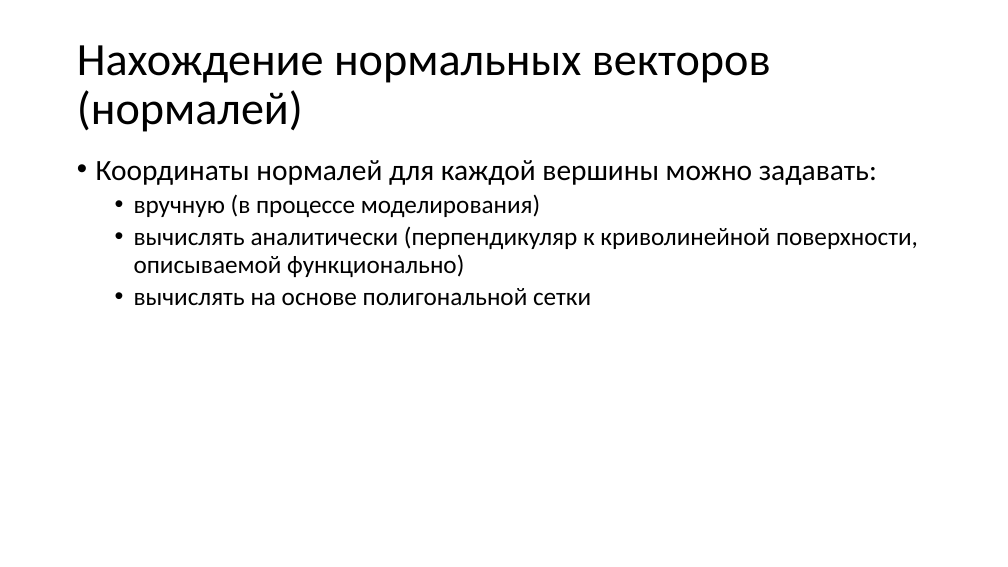
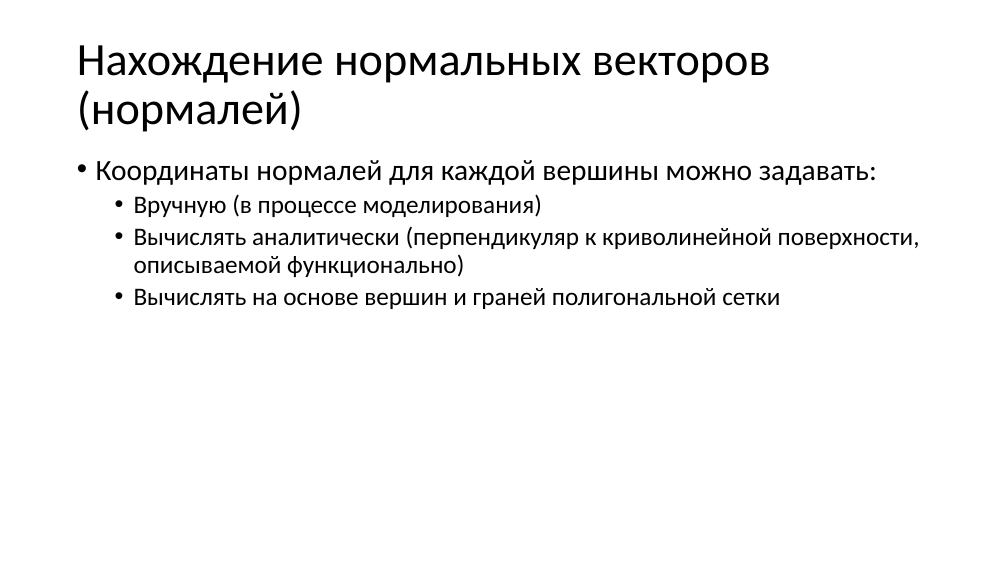
Before and after one commit to alexey-malov/cg-course, a slide deck: slide 22 of lectures/04 - Визуализация трехмерных объектов.pptx (slide 23 before the commit). Drawn at 1008x567 pixels with LibreOffice and Linux fonts; fonts in the diff are those of the drawing. Boxes give left, top, right and bottom in pixels: in the first picture for what was removed or moved away, otherwise in the second. Text is boxed around its words. In the diff, an @@ line names an element or a change of style, - is before the commit and + after.

```diff
--- a/lectures/04 - Визуализация трехмерных объектов.pptx
+++ b/lectures/04 - Визуализация трехмерных объектов.pptx
@@ text at (x1=134, y1=194, x2=920, y2=309): text changed @@
-  • вручную (в процессе моделирования)
-  • вычислять аналитически (перпендикуляр к криволинейной поверхности, описываемой функционально)
-  • вычислять на основе полигональной сетки
+  • Вручную (в процессе моделирования)
+  • Вычислять аналитически (перпендикуляр к криволинейной поверхности, описываемой функционально)
+  • Вычислять на основе вершин и граней полигональной сетки
```
Also in this commit, not shown: 10 other slides changed, 1 slide added, 1 slide removed.
